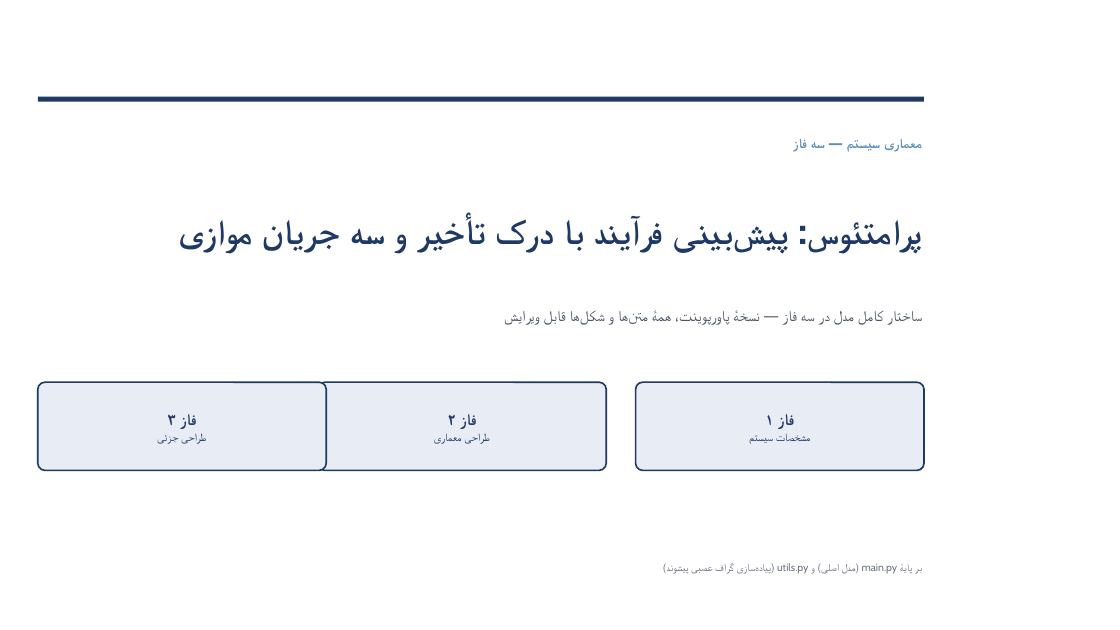
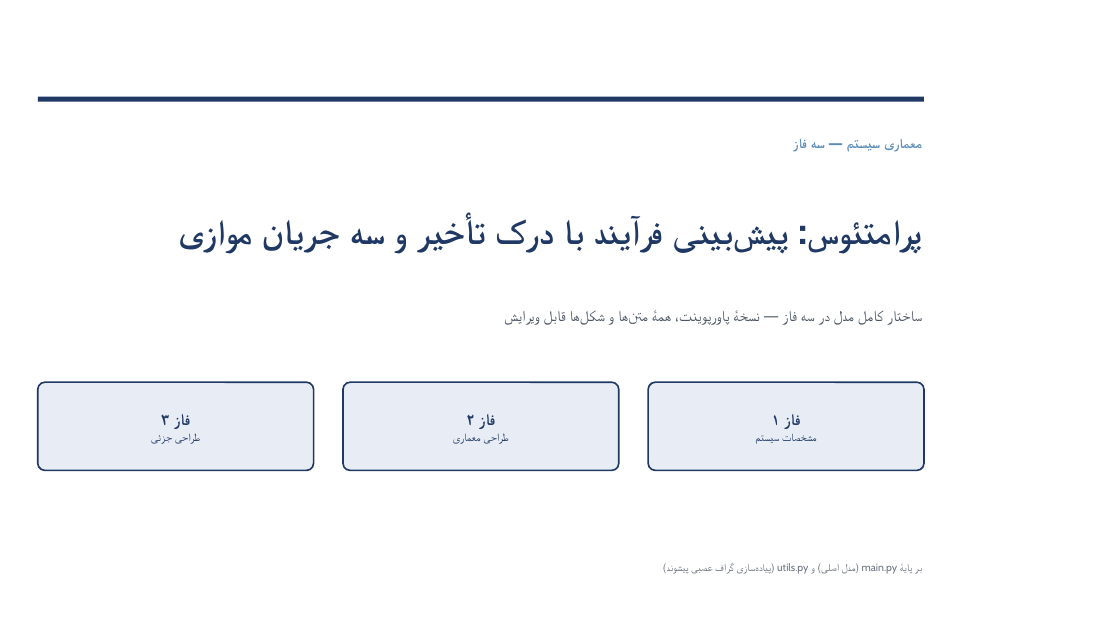
Before and after one commit to omidgholami74/farshid, a slide deck: slide 1 of prometheus-architecture-fa.pptx. Drawn at 1120x630 pixels with LibreOffice and Linux fonts; fonts in the diff are those of the drawing. Boxes give left, top, right and bottom in pixels: in the first picture for what was removed or moved away, otherwise in the second. Text is boxed around its words. In the diff, an @@ line names an element or a change of style, - is before the commit and + after.

```diff
--- a/prometheus-architecture-fa.pptx
+++ b/prometheus-architecture-fa.pptx
@@ rounded rectangle "فاز ۲": place and size @@
-rounded rectangle "فاز ۲" at <box>318,382,606,471</box>
+rounded rectangle "فاز ۲" at <box>343,382,618,471</box>
@@ rounded rectangle "فاز ۳": place and size @@
-rounded rectangle "فاز ۳" at <box>38,382,326,471</box>
+rounded rectangle "فاز ۳" at <box>38,382,313,471</box>
@@ rounded rectangle "فاز ۱": place and size @@
-rounded rectangle "فاز ۱" at <box>636,382,924,471</box>
+rounded rectangle "فاز ۱" at <box>649,382,924,471</box>
```
Also in this commit, not shown: 4 other slides changed, 2 other files.
